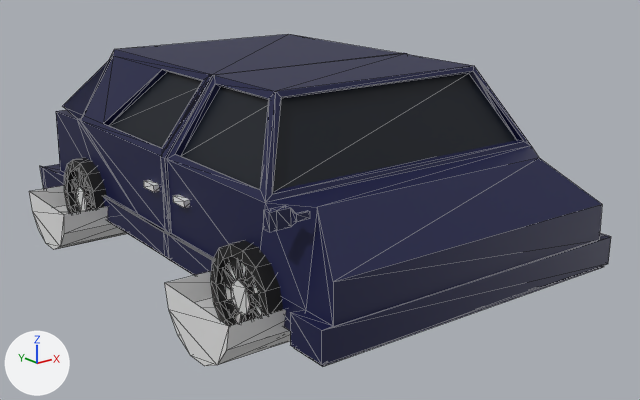
What one commit did to the glTF model assets/purpleCar.glb.
Rendered twice from a camera (50 mm lens) standing at (-3.5, -4.74, 1.91) and looking at (0.06, -0.28, 0.13). Arrows for +X, +Y and +Z are at lower left; the lights stay in place. Mesh edges are drawn as thin lines. Where no turn or scale is listed for an object, it has been applied to the vertices.

The scene before the commit, as lines of its bpy script (objects in view):
```python
mat_car = principled_material('Car')
mat_car.base_color = (0.00626, 0.00814, 0.0578)  # dark blue #121644
me_cube = bpy.data.meshes.new('Cube')
me_cube.from_pydata(...)  # 183 vertices, 362 faces; spans x -1.16..1.15, y -2.25..1.47, z -0.35..0.81
# faces by material slot: [350, 12]
me_cube.materials.append(mat_car)  # dark blue #121644
me_cube.materials.append(mat_window)  # black #020d1b
me_cube_003 = bpy.data.meshes.new('Cube.003')
me_cube_003.from_pydata(...)  # 20 vertices, 36 faces; spans x -0.073..0.149, y -0.053..0.028, z -0.049..0.049
me_cube_003.materials.append(mat_car)  # dark blue #121644
me_cylinder = bpy.data.meshes.new('Cylinder')
me_cylinder.from_pydata(...)  # 16 vertices, 26 faces; spans x -0.348..0.348, y -0.348..0.348, z -0.327..0.0
me_cylinder_001 = bpy.data.meshes.new('Cylinder.001')
me_cylinder_001.from_pydata(...)  # 112 vertices, 220 faces; spans x -0.103..0.103, y -0.295..0.295, z -0.284..0.284
# faces by material slot: [194, 26]
me_cylinder_001.materials.append(mat_tire)  # black #0e0e0e
me_cylinder_001.materials.append(mat_material_003)  # white #e7e7e7
me_cylinder_002 = bpy.data.meshes.new('Cylinder.002')
me_cylinder_002.from_pydata(...)  # 16 vertices, 26 faces; spans x -0.348..0.348, y -0.348..0.348, z -0.327..0.0
ob_cube = bpy.data.objects.new('Cube', me_cube)
ob_cube.location = (0.006, 0.35, 0.258)
ob_cube_003 = bpy.data.objects.new('Cube.003', me_cube_003)
ob_cube_003.location = (-1.111, -1.436, 0.552)
ob_cylinder = bpy.data.objects.new('Cylinder', me_cylinder)
ob_cylinder.location = (-0.969, 1.05, 0.053)
ob_cylinder_001 = bpy.data.objects.new('Cylinder.001', me_cylinder_001)
ob_cylinder_001.location = (-0.967, 1.05, 0.026)
ob_cylinder_002 = bpy.data.objects.new('Cylinder.002', me_cylinder_002)
ob_cylinder_002.location = (-1.049, -1.08, 0.053)
# also in view: 'Cylinder.004' at (-1.05, -1.1, 0.03)
```
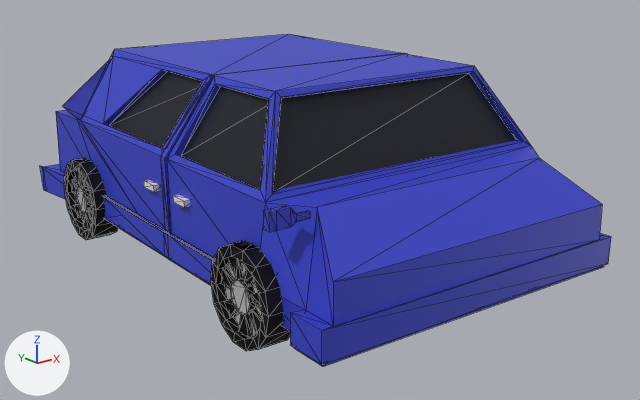
Commit message: Edit Car

The change, as a list of edits to the scene's bpy script:
```text
Change mat_car:
    mat_car.base_color: (0.00626, 0.00814, 0.0578) -> (0.0374, 0.0537, 0.581)  # dark blue #121644 -> blue #3642c9
Add mat_tire_001:
    mat_tire_001 = principled_material('Tire.001')
    mat_tire_001.base_color = (0.00424, 0.00424, 0.00424)  # black #0e0e0e
Add mat_material_001:
    mat_material_001 = principled_material('Material.001')
    mat_material_001.base_color = (0.8, 0.8, 0.8)  # white #e7e7e7
Add me_cylinder_006:
    me_cylinder_006.from_pydata(...)  # 112 vertices, 220 faces; spans x -0.103..0.103, y -0.295..0.295, z -0.284..0.284
    # faces by material slot: [194, 26]
    me_cylinder_006.materials.append(mat_tire_001)  # black #0e0e0e
    me_cylinder_006.materials.append(mat_material_001)  # white #e7e7e7
Remove ob_cylinder:
    ob_cylinder = bpy.data.objects.new('Cylinder', me_cylinder)
    ob_cylinder.location = (-0.969, 1.05, 0.053)
Remove ob_cylinder_002:
    ob_cylinder_002 = bpy.data.objects.new('Cylinder.002', me_cylinder_002)
    ob_cylinder_002.location = (-1.049, -1.08, 0.053)
Add ob_cylinder_006:
    ob_cylinder_006 = bpy.data.objects.new('Cylinder.006', me_cylinder_006)
    ob_cylinder_006.location = (-0.967, 1.05, 0.026)
```

Boxes [x1, y1, x2, y2] around the edits, measured in the pictures (640 x 400 px):
'Cube', recoloured: [40, 34, 611, 367] in both
'Cylinder.002', deleted: before [165, 271, 290, 366]
'Cylinder', deleted: before [29, 185, 128, 250]
'Cylinder.006', added: after [64, 158, 118, 240]
    faces in mat_tire_001 (black #0e0e0e): [64, 158, 118, 240]
    faces in mat_material_001 (white #e7e7e7): [75, 176, 91, 223]
'Cube.003', recoloured: [264, 205, 310, 232] in both
'Cylinder.001', unchanged, covered by the edit: before [64, 158, 107, 214]
